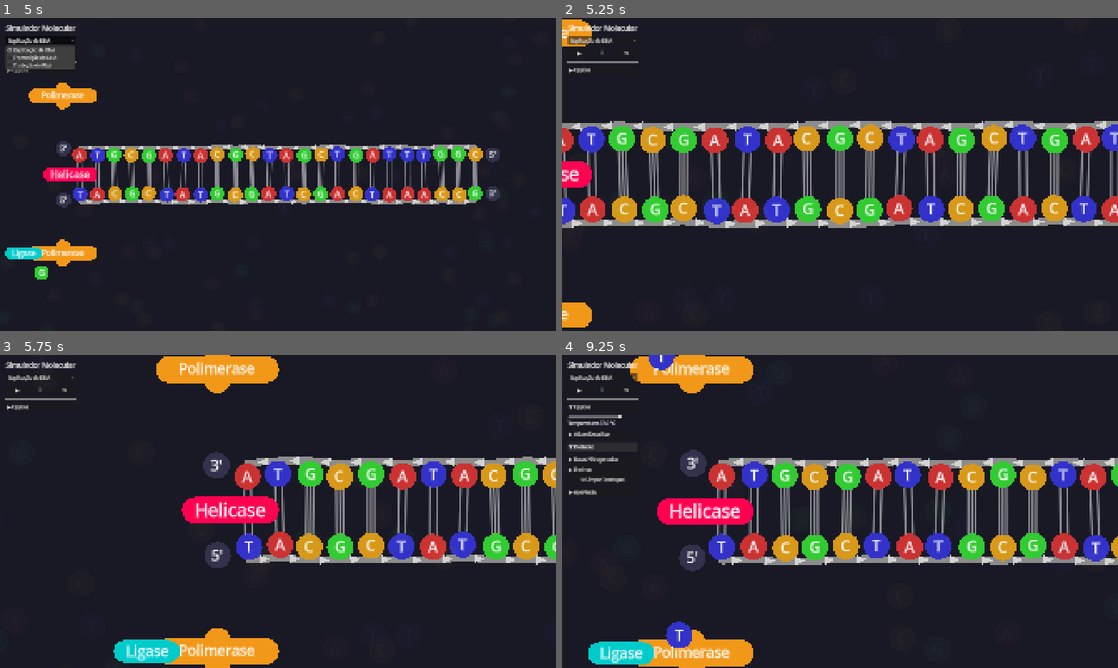
Above: before the commit, frames 1-4 (two rows, left to right).
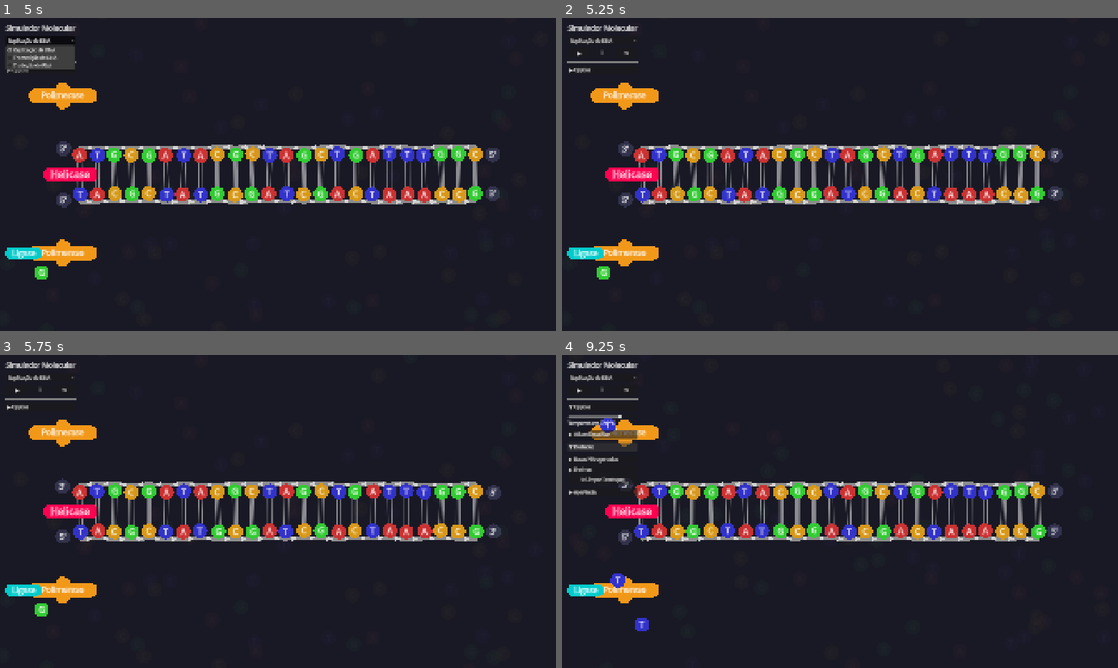
Above: after the commit, the same moments.

Repository: ideatomik/mol-sim
Game: Godot game, scene res://scenes/Main.tscn
Same seed, same stepped clock (60 frames per second), same inputs: the game is played once before the commit and once after it.
Inputs:
- Up to frame 1 (5 s): click "Replicação de DNA" at 0.5 s; click "▶" at 1.25 s; click "↻" at 2 s; click "▶ Opções" at 2.75 s; click "▼ Opções" at 3.5 s; click "Replicação de DNA" at 4.25 s
- Up to frame 2 (5.25 s): click "▶" at 5 s
- Up to frame 3 (5.75 s): no input
- Up to frame 4 (9.25 s): click "↻" at 5.75 s; click "▶ Opções" at 6.5 s; click "▶ Ativar/Desativar" at 7.25 s; click "▼ Ativar/Desativar" at 8 s; click "▶ Destacar" at 8.75 s

Frame 1 is identical in both runs. In frame 2, 26% of the frame differs, in the area x 0-100%, y 0-99%; in frame 3, 24%; in frame 4, 27%, in the area x 0-100%, y 0-100%.
Error before the commit: Invalid type in function 'calculate_helicase_level_1_height' in base 'Camera2D (camera_controller.gd)'. The Object-derived class of argument 1 (previously free…

Commit message:
pre-ligase rework

Diff:
--- a/scenes/UIRoot.tscn
+++ b/scenes/UIRoot.tscn
@@ -1,6 +1,8 @@
 [gd_scene format=3 uid="uid://dgleakxo7ndl3"]
 
 [ext_resource type="Script" uid="uid://vf64ilchux4n" path="res://scripts/ui_controller.gd" id="1_dj8aq"]
+
+[sub_resource type="ButtonGroup" id="ButtonGroup_rt4gy"]
 
 [node name="UIRoot" type="Control" unique_id=256846932]
 layout_mode = 3
@@ -194,26 +196,31 @@
 
 [node name="CheckHighlightHelicase" type="CheckButton" parent="MarginContainer/VBoxContainer/CollapsibleContent/SectionHighlight/SectionHighlightContent/EnzimesHighlightContent" unique_id=860190002]
 layout_mode = 2
+button_group = SubResource("ButtonGroup_rt4gy")
 text = "Helicase
 "
 
 [node name="CheckHighlightLeading" type="CheckButton" parent="MarginContainer/VBoxContainer/CollapsibleContent/SectionHighlight/SectionHighlightContent/EnzimesHighlightContent" unique_id=483163942]
 layout_mode = 2
+button_group = SubResource("ButtonGroup_rt4gy")
 text = "Polimerase Líder
 "
 
 [node name="CheckHighlightLagging" type="CheckButton" parent="MarginContainer/VBoxContainer/CollapsibleContent/SectionHighlight/SectionHighlightContent/EnzimesHighlightContent" unique_id=414894708]
 layout_mode = 2
+button_group = SubResource("ButtonGroup_rt4gy")
 text = "Polimerase Tardia
 "
 
 [node name="CheckHighlightLigase" type="CheckButton" parent="MarginContainer/VBoxContainer/CollapsibleContent/SectionHighlight/SectionHighlightContent/EnzimesHighlightContent" unique_id=680479134]
 layout_mode = 2
+button_group = SubResource("ButtonGroup_rt4gy")
 text = "Ligase
 "
 
 [node name="CheckHighlightPrimase" type="CheckButton" parent="MarginContainer/VBoxContainer/CollapsibleContent/SectionHighlight/SectionHighlightContent/EnzimesHighlightContent" unique_id=1297836667]
 layout_mode = 2
+button_group = SubResource("ButtonGroup_rt4gy")
 text = "Primase
 "
 
--- a/scripts/camera_controller.gd
+++ b/scripts/camera_controller.gd
@@ -150,47 +150,49 @@
 
 # Called every frame to update the camera position
 func _process(delta):
-		# DEBUG: Print camera state every 2 seconds to avoid spam
-	if Engine.get_physics_frames() % 120 == 0:
-		print("[%s] CAM PROCESS | Level: %d | Zoom: %s | CamPos: %s | TargetPos: %s" % [
-			Time.get_ticks_msec(),
-			current_zoom_level,
-			zoom,
-			global_position,
-			target_node.global_position if target_node else "None"
-		])
+	# ==========================================
+	# DYNAMIC TARGET SWITCHING
+	# ==========================================
+	if current_zoom_level > 0:
+		var new_target = _get_highlighted_enzyme()
+
+		if new_target != target_node:
+			target_node = new_target
+
+			# FIX: If user unselected the enzyme, zoom back out to Level 0!
+			if not target_node:
+				print("Camera: No enzyme highlighted. Returning to Level 0.")
+				if top_strand and bottom_strand:
+					setup_and_frame_level_0(top_strand, bottom_strand)
+				return # Stop tracking logic for this frame
+
+			print("Camera: Switched target to ", target_node.name)
+	# ==========================================
+
 	if target_node:
-		# 1. ALWAYS lock the camera's Y position to the center of the DNA strands
-		if top_strand and bottom_strand and top_strand.bases.size() > 0:
-			var dna_center_y = (top_strand.bases[0].global_position.y + bottom_strand.bases[0].global_position.y) / 2.0
-			global_position.y = lerp(global_position.y, dna_center_y, 5.0 * delta)
+		# 1. Lock the camera's Y position to the SELECTED ENZYME
+		global_position.y = lerp(global_position.y, target_node.global_position.y, 5.0 * delta)
 
 		# 2. Handle X tracking based on the zoom level
 		if current_zoom_level == 1:
-			# LEVEL 1: Context Tracking (Keep Polymerases in frame)
-			var helicase_x = target_node.global_position.x
+			# LEVEL 1: Context Tracking
+			var target_x = target_node.global_position.x
 			var polymerases = get_tree().get_nodes_in_group("polymerases")
 
-			var min_x = helicase_x
-			var max_x = helicase_x
-
-			# Find the leftmost and rightmost enzymes in the complex
+			var min_x = target_x
+			var max_x = target_x
+
 			for pol in polymerases:
 				if pol.global_position.x < min_x:
 					min_x = pol.global_position.x
 				if pol.global_position.x > max_x:
 					max_x = pol.global_position.x
 
-			# Calculate the center of the replication complex
 			var center_x = (min_x + max_x) / 2.0
-
-			# Smoothly glide the camera to that center
 			global_position.x = lerp(global_position.x, center_x, 5.0 * delta)
 
 		else:
-			# LEVELS 2 & 3: Tight Tracking (Focus only on the Helicase)
-			# We use lerp here too so the camera smoothly glides over to the Helicase
-			# instead of snapping rigidly when you switch zoom levels.
+			# LEVELS 2 & 3: Tight Tracking
 			global_position.x = lerp(global_position.x, target_node.global_position.x, 5.0 * delta)
 
 	# Handle Screen Shake
@@ -216,3 +218,132 @@
 	var final_strength = base_strength * zoom_multiplier
 	shake_strength = max(shake_strength, final_strength)
 	shake_decay = decay
+
+# ==========================================
+# SCROLL WHEEL ZOOM CONTROLS
+# ==========================================
+
+func _unhandled_input(event):
+	# Listen for scroll wheel clicks
+	if event is InputEventMouseButton:
+		if event.button_index == MOUSE_BUTTON_WHEEL_UP and event.pressed:
+			_step_zoom(1)  # Zoom In
+		elif event.button_index == MOUSE_BUTTON_WHEEL_DOWN and event.pressed:
+			_step_zoom(-1) # Zoom Out
+
+func _step_zoom(direction: int):
+	var target = _get_highlighted_enzyme()
+
+	#Prevent crash if no enzyme is selected
+	if not target:
+		return
+
+	if direction > 0: # Zooming IN
+		if current_zoom_level < 3:
+			var next_level = current_zoom_level + 1
+			var height = 300.0 # Default fallback
+
+			# HELICASE MATH
+			if target.is_in_group("helicases"):
+				if next_level == 1 and has_method("calculate_helicase_level_1_height"):
+					height = calculate_helicase_level_1_height(top_strand, bottom_strand)
+				elif next_level == 2 and has_method("calculate_helicase_level_2_height"):
+					height = calculate_helicase_level_2_height(top_strand, bottom_strand)
+				elif next_level == 3 and has_method("calculate_both_strands_height"):
+					height = calculate_both_strands_height() # <-- UPDATED
+
+			# POLYMERASE MATH
+			elif target.is_in_group("polymerases"):
+				if next_level == 1 and has_method("calculate_polymerase_level_1_height"):
+					height = calculate_polymerase_level_1_height(target)
+				elif next_level == 2 and has_method("calculate_polymerase_level_2_height"):
+					height = calculate_polymerase_level_2_height(target)
+				elif next_level == 3 and has_method("calculate_both_strands_height"):
+					height = calculate_both_strands_height() # <-- UPDATED
+
+			# Apply the new level
+			setup_level_1(target, height, next_level)
+
+	else: # Zooming OUT
+		if current_zoom_level > 0:
+			var prev_level = current_zoom_level - 1
+			if prev_level == 0:
+				# Return to Overview
+				if top_strand and bottom_strand:
+					setup_and_frame_level_0(top_strand, bottom_strand)
+			else:
+				# Step down to previous level (using placeholder height for now)
+				setup_level_1(target, 300.0, prev_level)
+
+# Finds which enzyme is currently highlighted in the UI
+func _get_highlighted_enzyme() -> Node2D:
+	if not HighlightManager:
+		return null
+
+	var active_groups = HighlightManager.current_active_groups
+
+	# Priority 1: Helicase
+	if active_groups.has("helicase_highlight"):
+		return get_tree().get_first_node_in_group("helicases")
+
+	# Priority 2: Polymerases
+	var polys = get_tree().get_nodes_in_group("polymerases")
+	for pol in polys:
+		if active_groups.has("leading_poly_highlight") and pol.is_leading:
+			return pol
+		if active_groups.has("lagging_poly_highlight") and not pol.is_leading:
+			return pol
+
+	# Priority 3: Ligase (Assuming the group name is "ligase_highlight")
+	var ligases = get_tree().get_nodes_in_group("ligases")
+	for lig in ligases:
+		if active_groups.has("ligase_highlight"):
+			return lig
+
+	return null
+
+# ==========================================
+# POLYMERASE ZOOM PROFILES
+# ==========================================
+
+# Level 1: Context (Polymerase + Template Strand)
+func calculate_polymerase_level_1_height(target: Node2D) -> float:
+	if not target or not target.template_strand:
+		return 250.0 # Fallback
+
+	# Distance from the polymerase lane to the template strand (usually 120px)
+	var distance_to_strand = abs(target.position.y - target.template_strand.bases[0].position.y)
+
+	# Add the thickness of the strand and bases (approx 40px)
+	return distance_to_strand + 40.0
+
+# Level 2: Action Zone (Polymerase + Target Base)
+func calculate_polymerase_level_2_height(target: Node2D) -> float:
+	if not target or not target.template_strand:
+		return 120.0 # Fallback
+
+	# We want to see the polymerase and the immediate base it's hovering over.
+	# This is roughly the distance from the polymerase center to the strand center.
+	var distance_to_strand = abs(target.position.y - target.template_strand.bases[0].position.y)
+
+	# Tighter frame, just the enzyme and the immediate binding site
+	return distance_to_strand + 20.0
+
+# Level 3: Microscope (The Base Pairing)
+func calculate_polymerase_level_3_height(target: Node2D) -> float:
+	# Extreme close-up. We just want to see two bases pairing up.
+	# Two bases are roughly 30px tall each, plus a little padding.
+	return 60.0
+
+# Calculates the height needed to see BOTH the top and bottom DNA strands
+# Uses original_pos to ignore the dynamic "peeling" animation
+func calculate_both_strands_height() -> float:
+	if not top_strand or not bottom_strand or top_strand.bases.size() == 0:
+		return 150.0 # Fallback
+
+	# FIX: Use original_pos.y instead of global_position.y
+	var top_y = top_strand.bases[0].original_pos.y
+	var bottom_y = bottom_strand.bases[0].original_pos.y
+
+	# Distance between the original strand centers + 40px of padding
+	return (bottom_y - top_y) + 40.0
--- a/scripts/dna_strand.gd
+++ b/scripts/dna_strand.gd
@@ -59,24 +59,29 @@
 		# Only draw if bases are close together
 		if b1.position.distance_to(b2.position) < 100.0:
 
-			var dist = current_helicase_x - b1.original_pos.x
-			var progress = clamp(dist / PEEL_WIDTH, 0.0, 1.0)
-
-			var start_offset = -BASE_RADIUS if is_top_strand else BASE_RADIUS
-			var end_offset = BASE_RADIUS if is_top_strand else -BASE_RADIUS
-			var tangential_offset = lerp(start_offset, end_offset, progress)
-
-			var p1 = Vector2(b1.position.x, b1.position.y + tangential_offset)
-			var p2 = Vector2(b2.position.x, b2.position.y + tangential_offset)
-
-			# NEW: Calculate the angle of the line segment
+			# FIX: Calculate the dynamic offset for BOTH b1 and b2 individually!
+			var dist1 = current_helicase_x - b1.original_pos.x
+			var progress1 = clamp(dist1 / PEEL_WIDTH, 0.0, 1.0)
+			var start_offset1 = -BASE_RADIUS if is_top_strand else BASE_RADIUS
+			var end_offset1 = BASE_RADIUS if is_top_strand else -BASE_RADIUS
+			var offset1 = lerp(start_offset1, end_offset1, progress1)
+
+			var dist2 = current_helicase_x - b2.original_pos.x
+			var progress2 = clamp(dist2 / PEEL_WIDTH, 0.0, 1.0)
+			var start_offset2 = -BASE_RADIUS if is_top_strand else BASE_RADIUS
+			var end_offset2 = BASE_RADIUS if is_top_strand else -BASE_RADIUS
+			var offset2 = lerp(start_offset2, end_offset2, progress2)
+
+			# Apply the specific offsets to each point
+			var p1 = Vector2(b1.position.x, b1.position.y + offset1)
+			var p2 = Vector2(b2.position.x, b2.position.y + offset2)
+
+			# Calculate the angle and midpoint based on the correctly offset points
 			var angle = (p2 - p1).angle()
-
 			var mid_point = (p1 + p2) / 2.0
 
 			var arrow_points = PackedVector2Array()
 			for p in arrow_shape:
-				# NEW: Rotate the arrow shape to match the line angle
 				arrow_points.append(mid_point + p.rotated(angle))
 
 			draw_colored_polygon(arrow_points, arrow_color)
--- a/scripts/main.gd
+++ b/scripts/main.gd
@@ -255,24 +255,6 @@
 	else:
 		print("  -> SKIPPING FREE BASES (Disabled in rules)")
 
-	# ==========================================
-	# CAMERA TEST SEQUENCE
-	# Runs AFTER all enzymes and bases have spawned!
-	# ==========================================
-	if helicase_ref and camera:
-		# 1. Wait 3 seconds in Level 0, then enter Level 1 (Context)
-		await get_tree().create_timer(3.0).timeout
-		if camera.has_method("calculate_helicase_level_1_height"):
-			var h1 = camera.calculate_helicase_level_1_height(top_strand, bottom_strand)
-			camera.setup_level_1(helicase_ref, h1, 1) # Explicitly pass level 1
-
-		# 2. Wait 3 seconds in Level 1, then enter Level 2 (Action Zone)
-		await get_tree().create_timer(3.0).timeout
-		if camera.has_method("calculate_helicase_level_2_height"):
-			var h2 = camera.calculate_helicase_level_2_height(top_strand, bottom_strand)
-			camera.setup_level_1(helicase_ref, h2, 2) # Explicitly pass level 2!
-	# ==========================================
-
 	print("--- FINISHED _spawn_dna ---")
 
 func _get_complement(base: String) -> String:
